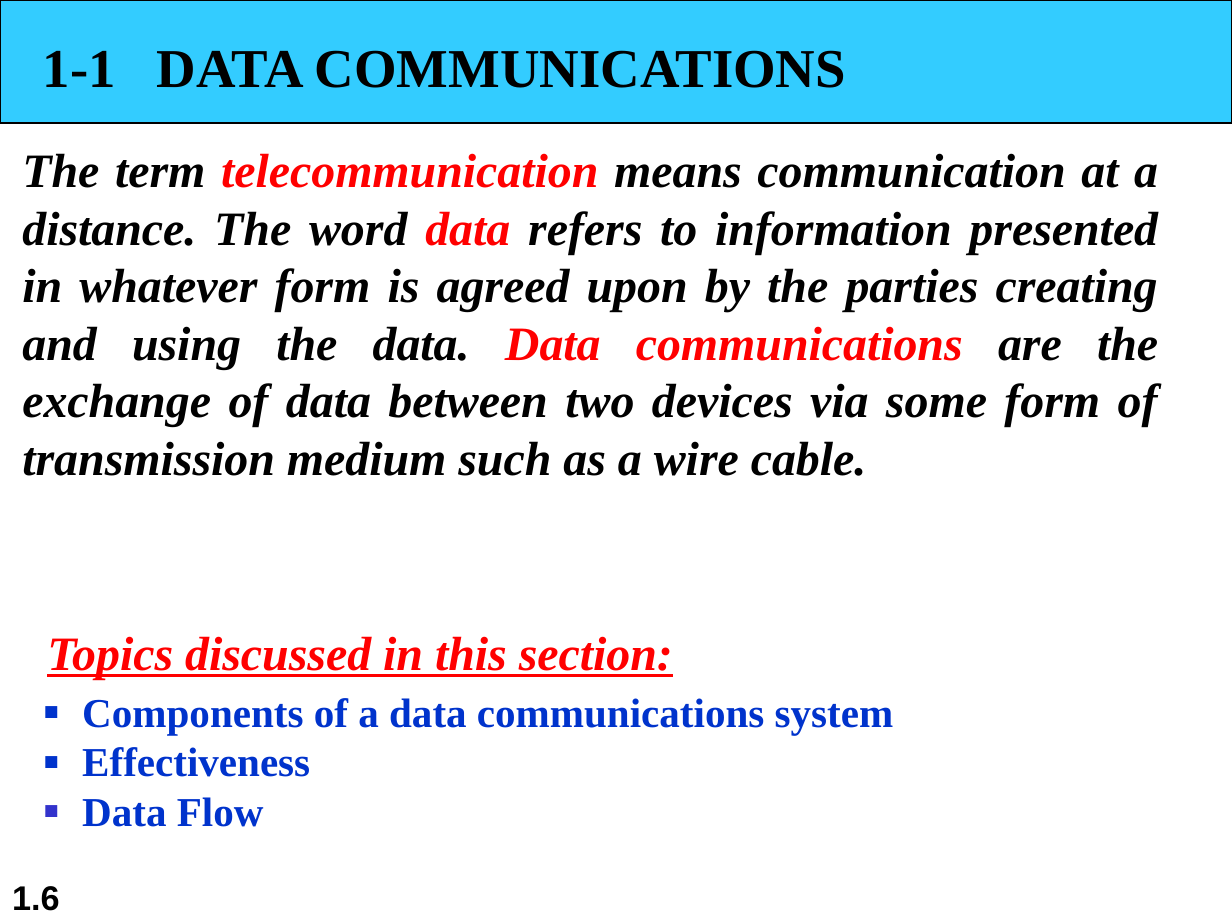
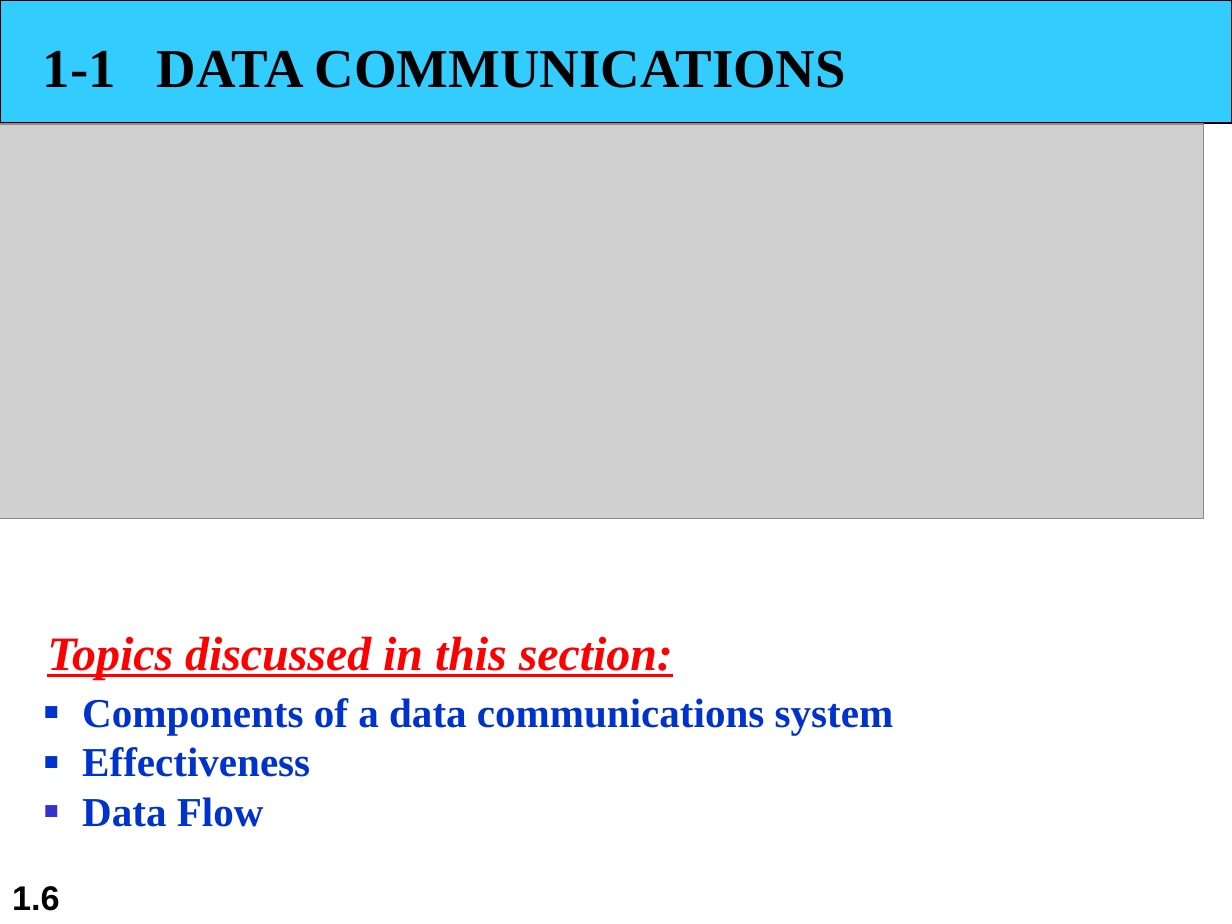
Before and after one commit to alzobaer/ICE-3262, a slide deck: slide 6 of Communication Engineering/Slides/Lecture-1 (Introduction).ppt. Drawn at 1232x924 pixels with LibreOffice and Linux fonts; fonts in the diff are those of the drawing; grey boxes stand for pictures. Boxes give left, top, right and bottom in pixels: in the first picture for what was removed or moved away, otherwise in the second. Text is boxed around its words. In the diff, an @@ line names an element or a change of style, - is before the commit and + after.

```diff
--- a/Communication Engineering/Slides/Lecture-1 (Introduction).ppt
+++ b/Communication Engineering/Slides/Lecture-1 (Introduction).ppt
@@ picture added at (0,124,1204,519) @@
@@ text removed at (22,153,1158,476) @@
-The term telecommunication means communication at a distance. The word data refers to information presented in whatever form is agreed upon by the parties creating and using the data. Data communications are the exchange of data between two devices via some form of transmission medium such as a wire cable.
```
Also in this commit, not shown: 41 other files.
